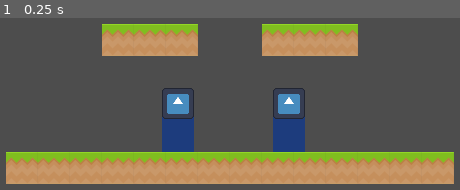
Above: before the commit, frame 1.
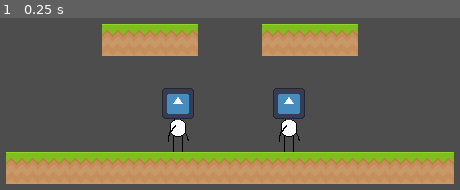
Above: after the commit, the same moment.

Repository: doctor-g/GGJ26
Game: Godot game, scene res://world/world.tscn
The game is run twice, just before and just after one commit, with the same random seed, the same clock (stepped at 60 frames per second) and the same inputs. The engine's default icon, where the game draws it, is replaced by a stand-in: a white triangle on a blue panel in a dark square.
Inputs:
- Up to frame 1 (0.25 s): no input

The runs differ from the first frame. In frame 1, 2.7% of the frame differs, in the area x 35-67%, y 57-78%.

Commit message:
Add idle and walk

Diff:
--- a/project/guy/body_sprite.tscn
+++ b/project/guy/body_sprite.tscn
@@ -1,19 +1,41 @@
 [gd_scene format=3 uid="uid://dm8uom6ics47q"]
 
-[ext_resource type="Texture2D" uid="uid://cb2ktttror608" path="res://guy/body_placeholder.png" id="1_h8np7"]
+[ext_resource type="Texture2D" uid="uid://csl2gt2v4y6w4" path="res://guy/guy_idle.png" id="1_1h6ef"]
+[ext_resource type="Texture2D" uid="uid://bwrkxjs3oqyny" path="res://guy/guy_walk.png" id="2_xwf2m"]
+
+[sub_resource type="AtlasTexture" id="AtlasTexture_3ljeu"]
+atlas = ExtResource("2_xwf2m")
+region = Rect2(0, 0, 32, 40)
+
+[sub_resource type="AtlasTexture" id="AtlasTexture_srdcs"]
+atlas = ExtResource("2_xwf2m")
+region = Rect2(32, 0, 32, 40)
 
 [sub_resource type="SpriteFrames" id="SpriteFrames_ynse4"]
 animations = [{
 "frames": [{
 "duration": 1.0,
-"texture": ExtResource("1_h8np7")
+"texture": ExtResource("1_1h6ef")
 }],
 "loop": true,
 "name": &"idle",
 "speed": 5.0
+}, {
+"frames": [{
+"duration": 1.0,
+"texture": SubResource("AtlasTexture_3ljeu")
+}, {
+"duration": 1.0,
+"texture": SubResource("AtlasTexture_srdcs")
+}],
+"loop": true,
+"name": &"walk",
+"speed": 5.0
 }]
 
 [node name="BodySprite" type="AnimatedSprite2D" unique_id=324161803]
+texture_filter = 1
 sprite_frames = SubResource("SpriteFrames_ynse4")
 animation = &"idle"
 autoplay = "idle"
+frame_progress = 0.15323395
Binary file removed: project/guy/body_placeholder.png
Binary file added: project/guy/guy_idle.png
Not shown, changed: project/guy/guy_idle.png.import
Binary file added: project/guy/guy_walk.png
Not shown, added: project/guy/guy_walk.png.import
